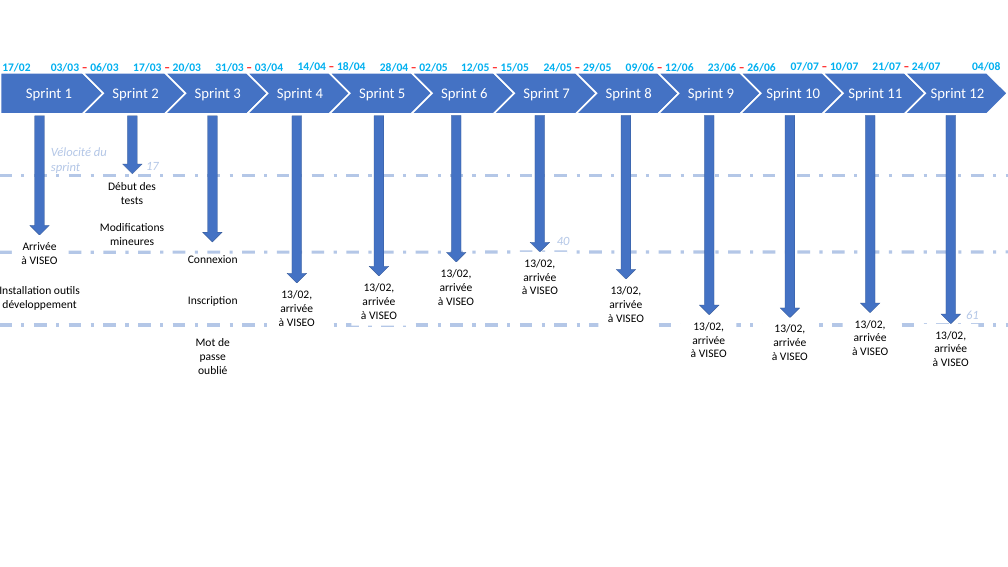
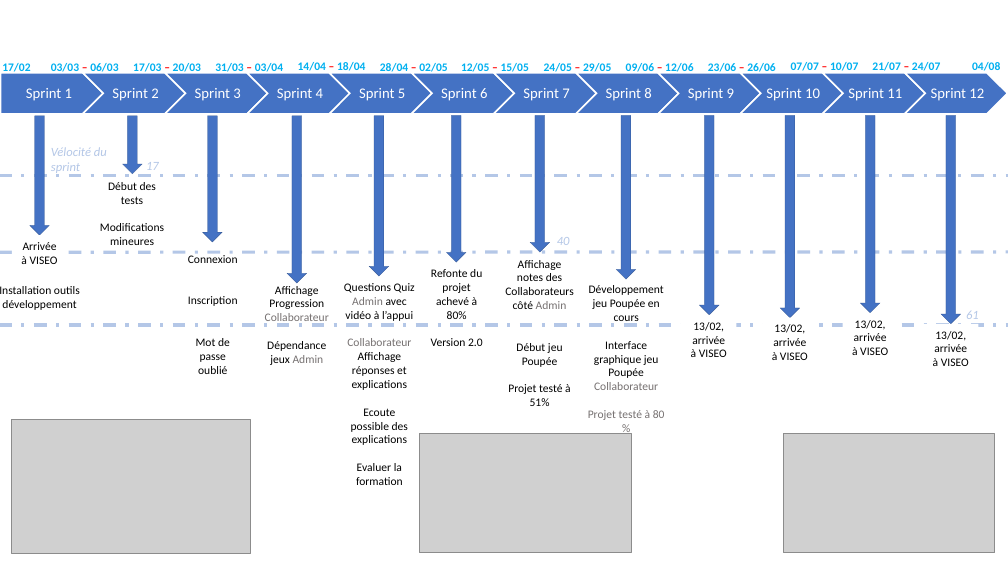
Before and after one commit to fraucred/CV, a slide deck: slide 1 of Planning prévisionnel.pptx. Drawn at 1008x567 pixels with LibreOffice and Linux fonts; fonts in the diff are those of the drawing; grey boxes stand for pictures. Boxes give left, top, right and bottom in pixels: in the first picture for what was removed or moved away, otherwise in the second. Text is boxed around its words. In the diff, an @@ line names an element or a change of style, - is before the commit and + after.

```diff
--- a/Planning prévisionnel.pptx
+++ b/Planning prévisionnel.pptx
@@ text at <box>431,269,483,346</box>: text changed @@
-13/02, arrivée à VISEO
+Refonte du projet achevé à 80%
+Version 2.0
@@ text at <box>505,260,573,406</box>: text changed @@
-13/02, arrivée à VISEO
+Affichage notes des Collaborateurs côté Admin
+Début jeu Poupée
+Projet testé à 51%
@@ text at <box>265,286,329,365</box>: text changed @@
-13/02, arrivée à VISEO
+Affichage
+Progression
+Collaborateur
+Dépendance jeux Admin
@@ text at <box>344,283,415,485</box>: text changed @@
-13/02, arrivée à VISEO
+Questions Quiz Admin avec vidéo à l’appui
+Collaborateur
+Affichage réponses et explications
+Ecoute possible des explications
+Evaluer la formation
@@ text at <box>588,285,665,420</box>: text changed @@
-13/02, arrivée à VISEO
+Développement jeu Poupée en cours
+Interface graphique jeu Poupée Collaborateur
+Projet testé à 80 %
@@ picture added at <box>11,420,250,554</box> @@
@@ picture added at <box>420,434,631,553</box> @@
@@ picture added at <box>783,434,995,553</box> @@
```
Also in this commit, not shown: 1 other file.
